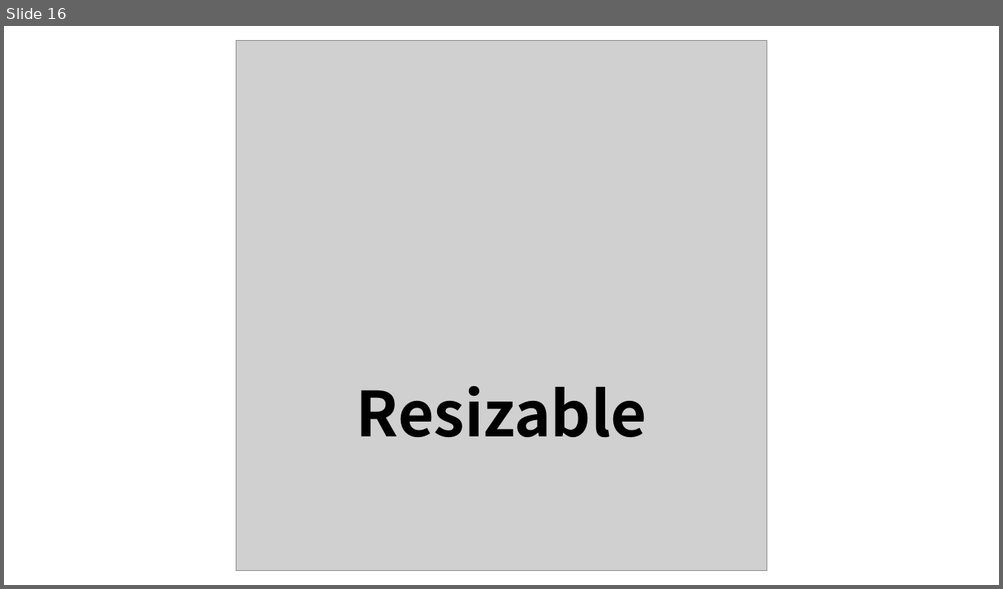
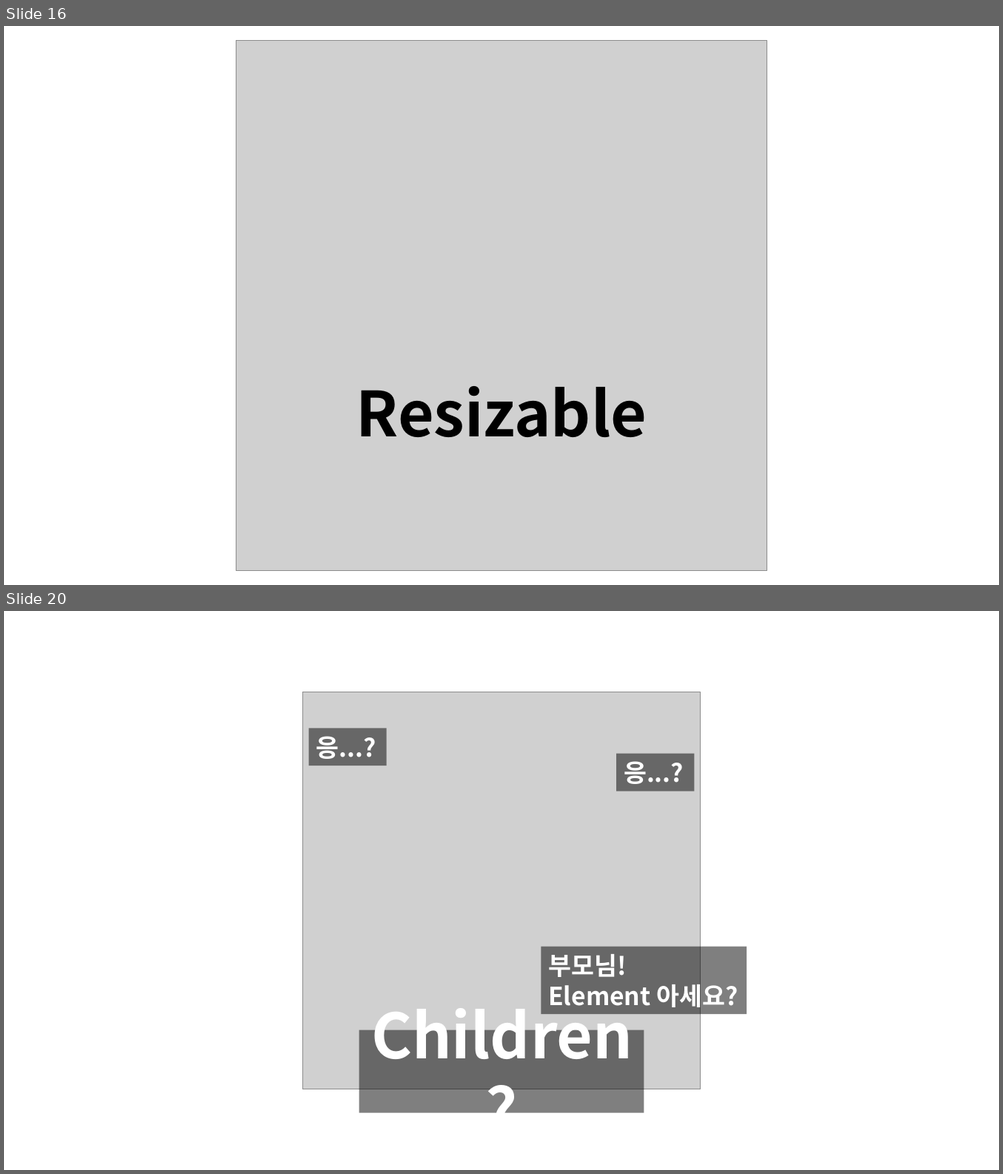
Before and after one commit to Seokhyeon-Park/icon-for-blog, a slide deck: icon.pptx. Shown one above the other, each under a label of ours: slide 16 before the commit, slides 16 and 20 after it; the slides between them are not shown. The pictures are 1003x589 and 1003x1174 pixels, drawn with LibreOffice and Linux fonts; fonts in the diff are those of the drawing; grey boxes stand for pictures. Boxes give left, top, right and bottom in pixels: in the first picture for what was removed or moved away, otherwise in the second. Text is boxed around its words. In the diff, an @@ line names an element or a change of style, - is before the commit and + after.

```diff
--- a/icon.pptx
+++ b/icon.pptx
@@ slide 20 added at (4,611,999,1170), background #FFFFFF @@
@@ group added at (302,692,747,1113): 4 rectangles, 1 picture @@
+Children?
+응...?
+부모님!
+Element 아세요?
+응...?
```
Also in this commit, not shown: 3 slides changed, 11 other slides added, 8 other files.
